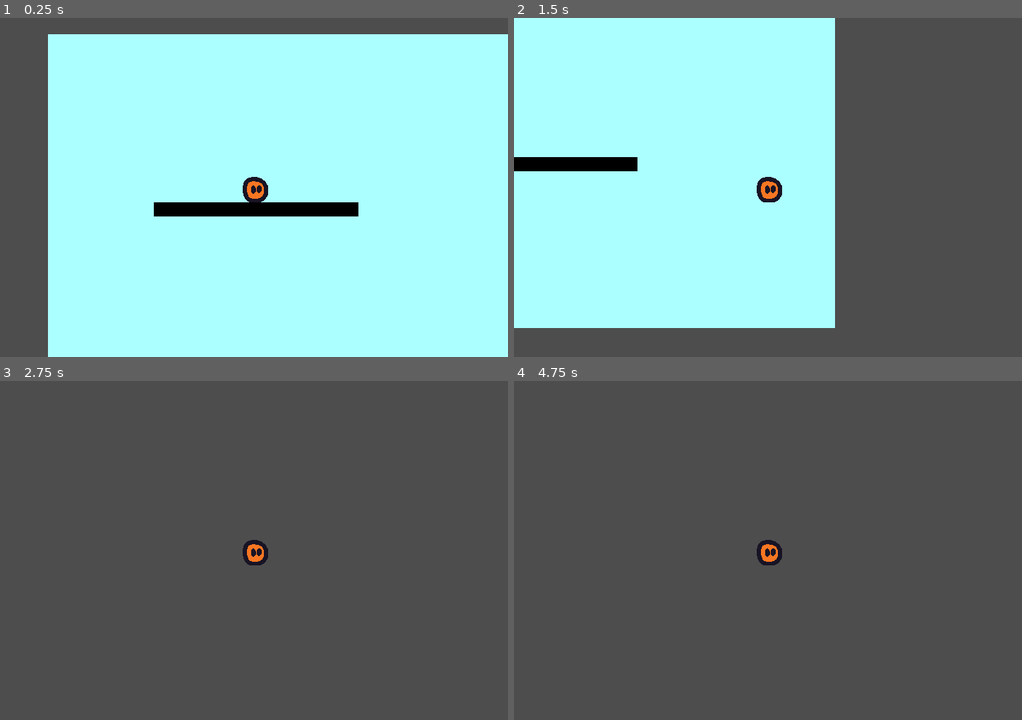
Above: before the commit, frames 1-4 (two rows, left to right).
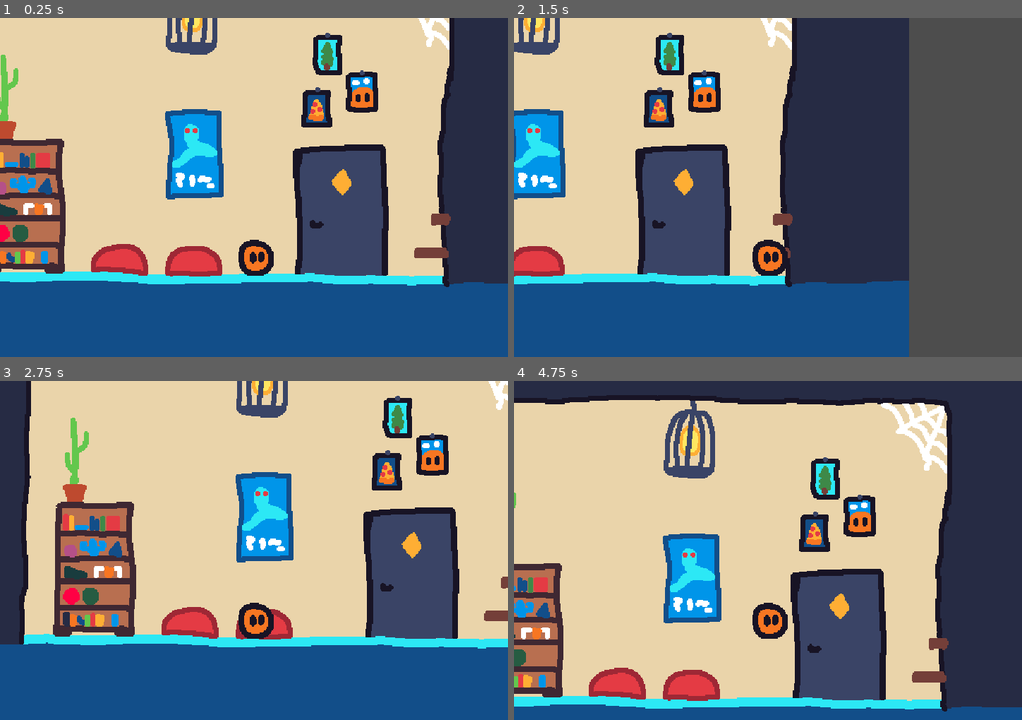
Above: after the commit, the same moments.

Repository: Jinrty/beest
Game: Godot game, scene res://main.tscn
The game is run twice, just before and just after one commit, with the same random seed, the same clock (stepped at 60 frames per second) and the same inputs. The engine's default icon, where the game draws it, is replaced by a stand-in: a white triangle on a blue panel in a dark square.
Inputs (mouse positions are in pixels of both pictures, inside the frame that each line leads up to):
- Up to frame 1 (0.25 s): no input
- Up to frame 2 (1.5 s): tap Enter at 0.5 s; move the mouse to (879, 170) at 0.52 s; hold D (move_right) from 0.53 s (still down); tap E (interact) at 0.6, 1.35 s; click (879, 170) at 0.67 s; tap Space (jump) at 0.77 s; move the mouse to (666, 204) at 1.27 s
- Up to frame 3 (2.75 s): tap Space (jump) at 1.52 s; move the mouse to (304, 475) at 2.02 s; release D (move_right) at 2.03 s; hold Left (move_left) from 2.03 s (still down); tap Alt at 2.1 s; tap E (interact) at 2.3 s
- Up to frame 4 (4.75 s): move the mouse to (742, 618) at 2.77 s; release Left (move_left) at 2.78 s; hold D (move_right) 2.78-4.28 s; tap Shift at 2.85 s; click (742, 618) at 2.92 s; tap Space (jump) at 3.02, 3.77, 4.52 s; tap E (interact) at 3.05, 3.6, 4.35 s; move the mouse to (920, 601) at 3.52 s; move the mouse to (615, 499) at 4.27 s; hold Left (move_left) from 4.28 s (still down)

The runs differ from the first frame. In frame 1, 100% of the frame differs, in the area x 0-100%, y 0-100%; in frame 2, 78%; in frame 3, 100%; in frame 4, 100%.

Commit message:
Player room
-Made sprites for the player room
-Door functionality (teleport)
- Solid decoration class as a tool
(the room is not finsihed but I probably shouldnt wait with commiting)

Diff:
--- /dev/null
+++ b/door.gd
@@ -0,0 +1,21 @@
+extends Sprite2D
+
+@export var where:Node2D
+
+var inside:bool = false
+var player:Node2D = null
+
+func _on_area_2d_body_entered(body: Node2D) -> void:
+	if(body.name == "Player"):
+		inside = true
+		player = body
+
+func _on_area_2d_body_exited(body: Node2D) -> void:
+	if(body.name == "Player"):
+		inside = false
+		player = body
+
+
+func _process(delta: float) -> void:
+	if(inside == true and Input.is_action_just_pressed("interact")):
+		player.teleport(where)
--- /dev/null
+++ b/door.tscn
@@ -0,0 +1,22 @@
+[gd_scene load_steps=4 format=3 uid="uid://ddumcdtfamlhq"]
+
+[ext_resource type="Texture2D" uid="uid://rs3sayxhrx5i" path="res://icon.svg" id="1_y7owd"]
+[ext_resource type="Script" path="res://door.gd" id="2_idcyn"]
+
+[sub_resource type="RectangleShape2D" id="RectangleShape2D_lnvnp"]
+size = Vector2(125.831, 125.831)
+
+[node name="Door" type="Sprite2D"]
+position = Vector2(-1, -1)
+scale = Vector2(0.460938, 0.460938)
+texture = ExtResource("1_y7owd")
+script = ExtResource("2_idcyn")
+
+[node name="Area2D" type="Area2D" parent="."]
+
+[node name="CollisionShape2D" type="CollisionShape2D" parent="Area2D"]
+position = Vector2(0, -2.14577e-06)
+shape = SubResource("RectangleShape2D_lnvnp")
+
+[connection signal="body_entered" from="Area2D" to="." method="_on_area_2d_body_entered"]
+[connection signal="body_exited" from="Area2D" to="." method="_on_area_2d_body_exited"]
--- /dev/null
+++ b/interact.gd
@@ -0,0 +1,6 @@
+extends Area2D
+
+
+func _on_body_entered(body: Node2D) -> void:
+	if(body.name == "Player"):
+		print("Yea")
--- /dev/null
+++ b/interact.tscn
@@ -0,0 +1,14 @@
+[gd_scene load_steps=3 format=3 uid="uid://ccl1ub4e7yjio"]
+
+[ext_resource type="Script" path="res://interact.gd" id="1_b4rpi"]
+
+[sub_resource type="RectangleShape2D" id="RectangleShape2D_dwaaj"]
+size = Vector2(28, 27)
+
+[node name="Interact" type="Area2D"]
+script = ExtResource("1_b4rpi")
+
+[node name="CollisionShape2D" type="CollisionShape2D" parent="."]
+shape = SubResource("RectangleShape2D_dwaaj")
+
+[connection signal="body_entered" from="." to="." method="_on_body_entered"]
--- a/main.tscn
+++ b/main.tscn
@@ -1,16 +1,37 @@
-[gd_scene load_steps=3 format=3 uid="uid://4tt01l71fff2"]
+[gd_scene load_steps=21 format=3 uid="uid://4tt01l71fff2"]
 
 [ext_resource type="PackedScene" uid="uid://dpmnucvcojqt1" path="res://player.tscn" id="1_duym8"]
+[ext_resource type="PackedScene" uid="uid://ccl1ub4e7yjio" path="res://interact.tscn" id="2_ju24m"]
+[ext_resource type="PackedScene" uid="uid://ddumcdtfamlhq" path="res://door.tscn" id="3_0pimg"]
+[ext_resource type="Texture2D" uid="uid://doldxrpmy7b6b" path="res://sprites/background.png" id="4_6m1m1"]
+[ext_resource type="Texture2D" uid="uid://djsuje4wtq45m" path="res://sprites/cushion2.png" id="6_7f6dn"]
+[ext_resource type="Texture2D" uid="uid://dc1lv011jvcqe" path="res://sprites/cobweb.png" id="6_jjv4q"]
+[ext_resource type="Texture2D" uid="uid://dlwk138s1m2rl" path="res://sprites/cushion.png" id="7_e4y8n"]
+[ext_resource type="Texture2D" uid="uid://bp1v2kmi5acui" path="res://sprites/shelf.png" id="8_e6ipg"]
+[ext_resource type="Texture2D" uid="uid://0cuhvfy4lpev" path="res://sprites/cactus.png" id="8_owp5f"]
+[ext_resource type="Texture2D" uid="uid://cfg4oa1jtnmed" path="res://sprites/snake-poster.png" id="9_f0oty"]
+[ext_resource type="Texture2D" uid="uid://1nex33t23a5r" path="res://sprites/posters.png" id="10_fonkk"]
+[ext_resource type="Texture2D" uid="uid://d1oq0kxgadncg" path="res://sprites/not-sure.png" id="11_m3bmn"]
+[ext_resource type="Texture2D" uid="uid://dluqb2am15ejn" path="res://sprites/lamp.png" id="12_kyhnx"]
+[ext_resource type="Texture2D" uid="uid://b3oilsvl1us7v" path="res://sprites/door.png" id="13_efbsc"]
+[ext_resource type="PackedScene" uid="uid://c8pogrne27kl2" path="res://solid_decoration.tscn" id="15_wj710"]
 
 [sub_resource type="RectangleShape2D" id="RectangleShape2D_iv12d"]
 size = Vector2(291, 20)
 
+[sub_resource type="RectangleShape2D" id="RectangleShape2D_ropw1"]
+size = Vector2(499, 20)
+
+[sub_resource type="RectangleShape2D" id="RectangleShape2D_iou2r"]
+size = Vector2(20, 324)
+
+[sub_resource type="RectangleShape2D" id="RectangleShape2D_uaef8"]
+size = Vector2(510, 20)
+
+[sub_resource type="RectangleShape2D" id="RectangleShape2D_eg3hh"]
+size = Vector2(14.5, 337)
+
 [node name="Main" type="Node2D"]
-
-[node name="Player" parent="." instance=ExtResource("1_duym8")]
-position = Vector2(292, 212)
-
-[node name="Camera2D" type="Camera2D" parent="Player"]
 
 [node name="ColorRect" type="ColorRect" parent="."]
 z_index = -1
@@ -30,3 +51,99 @@
 offset_right = 440.0
 offset_bottom = 258.0
 color = Color(0, 0, 0, 1)
+
+[node name="Interact" parent="." instance=ExtResource("2_ju24m")]
+position = Vector2(257, 151)
+
+[node name="Door" parent="." node_paths=PackedStringArray("where") instance=ExtResource("3_0pimg")]
+position = Vector2(211.631, 166.928)
+scale = Vector2(1.07513, 1.07513)
+texture = ExtResource("13_efbsc")
+where = NodePath("../Door2")
+
+[node name="Door2" parent="." node_paths=PackedStringArray("where") instance=ExtResource("3_0pimg")]
+position = Vector2(410, 209)
+where = NodePath("../Door")
+
+[node name="Player_room" type="Node2D" parent="."]
+position = Vector2(1041, 202)
+
+[node name="Background" type="Sprite2D" parent="Player_room"]
+texture_filter = 1
+position = Vector2(135, 100)
+texture = ExtResource("4_6m1m1")
+
+[node name="Cobweb" type="Sprite2D" parent="Player_room"]
+texture_filter = 1
+position = Vector2(350, -28)
+texture = ExtResource("6_jjv4q")
+
+[node name="Cushion2" type="Sprite2D" parent="Player_room"]
+position = Vector2(118, 223)
+texture = ExtResource("6_7f6dn")
+
+[node name="Cushion" type="Sprite2D" parent="Player_room"]
+position = Vector2(44, 221)
+texture = ExtResource("7_e4y8n")
+
+[node name="Cactus" type="Sprite2D" parent="Player_room"]
+position = Vector2(-73, 56)
+texture = ExtResource("8_owp5f")
+
+[node name="Solid Decoration" parent="Player_room" instance=ExtResource("15_wj710")]
+position = Vector2(-55, 169)
+sprite = ExtResource("8_e6ipg")
+
+[node name="Sprite2D" parent="Player_room/Solid Decoration" index="0"]
+texture = ExtResource("8_e6ipg")
+
+[node name="CollisionShape2D" parent="Player_room/Solid Decoration" index="1"]
+position = Vector2(1, 0)
+
+[node name="Snake-poster" type="Sprite2D" parent="Player_room"]
+position = Vector2(119, 115)
+texture = ExtResource("9_f0oty")
+
+[node name="Posters" type="Sprite2D" parent="Player_room"]
+position = Vector2(266, 40)
+texture = ExtResource("10_fonkk")
+
+[node name="Not-sure" type="Sprite2D" parent="Player_room"]
+position = Vector2(360, 198)
+texture = ExtResource("11_m3bmn")
+
+[node name="Lamp" type="Sprite2D" parent="Player_room"]
+position = Vector2(118, -26)
+texture = ExtResource("12_kyhnx")
+
+[node name="Door" type="Sprite2D" parent="Player_room"]
+position = Vector2(266, 173)
+texture = ExtResource("13_efbsc")
+
+[node name="Solid" type="StaticBody2D" parent="Player_room"]
+
+[node name="CollisionShape2D" type="CollisionShape2D" parent="Player_room/Solid"]
+position = Vector2(123.5, 248)
+shape = SubResource("RectangleShape2D_ropw1")
+
+[node name="CollisionShape2D2" type="CollisionShape2D" parent="Player_room/Solid"]
+position = Vector2(382, 95)
+shape = SubResource("RectangleShape2D_iou2r")
+
+[node name="CollisionShape2D3" type="CollisionShape2D" parent="Player_room/Solid"]
+position = Vector2(137, -72)
+shape = SubResource("RectangleShape2D_uaef8")
+
+[node name="CollisionShape2D4" type="CollisionShape2D" parent="Player_room/Solid"]
+position = Vector2(-130.25, 85.5)
+shape = SubResource("RectangleShape2D_eg3hh")
+
+[node name="Player" parent="." instance=ExtResource("1_duym8")]
+z_index = 1
+position = Vector2(1219, 417)
+
+[node name="Camera2D" type="Camera2D" parent="Player"]
+position = Vector2(0, -68)
+zoom = Vector2(1.4, 1.4)
+
+[editable path="Player_room/Solid Decoration"]
--- a/player.gd
+++ b/player.gd
@@ -11,7 +11,12 @@
 var direction:int
 var jump_pause:bool = false
 
+var can_move:bool = true
+
 func take_input() -> void:
+	if (can_move == false):
+		return
+
 	direction = Input.get_axis("move_left", "move_right")
 
 	if Input.is_action_pressed("jump"):
@@ -30,6 +35,10 @@
 		already_on_floor = false
 
 
+func teleport(where) -> void:
+	global_position = where.position
+
+
 func _physics_process(delta: float) -> void:
 	take_input()
 
@@ -37,7 +46,6 @@
 		velocity.x = direction * SPEED
 	else:
 		velocity.x = move_toward(velocity.x, 0, SPEED)
-
 
 	if not is_on_floor():
 
--- a/project.godot
+++ b/project.godot
@@ -19,7 +19,6 @@
 
 window/size/viewport_width=720
 window/size/viewport_height=480
-window/size/mode=3
 window/stretch/mode="viewport"
 window/stretch/aspect="expand"
 
@@ -56,5 +55,6 @@
 
 [rendering]
 
+textures/canvas_textures/default_texture_filter=0
 renderer/rendering_method="gl_compatibility"
 renderer/rendering_method.mobile="gl_compatibility"
--- /dev/null
+++ b/solid_decoration.gd
@@ -0,0 +1,11 @@
+@tool
+extends StaticBody2D
+
+@export var sprite:Texture2D:
+	set(value):
+		sprite = value
+		$Sprite2D.texture = value
+
+
+func _ready() -> void:
+	get_parent().set_editable_instance(self, true)
--- /dev/null
+++ b/solid_decoration.tscn
@@ -0,0 +1,14 @@
+[gd_scene load_steps=3 format=3 uid="uid://c8pogrne27kl2"]
+
+[ext_resource type="Script" path="res://solid_decoration.gd" id="1_ga6oc"]
+
+[sub_resource type="RectangleShape2D" id="RectangleShape2D_qnhpm"]
+size = Vector2(78, 134)
+
+[node name="Solid Decoration" type="StaticBody2D"]
+script = ExtResource("1_ga6oc")
+
+[node name="Sprite2D" type="Sprite2D" parent="."]
+
+[node name="CollisionShape2D" type="CollisionShape2D" parent="."]
+shape = SubResource("RectangleShape2D_qnhpm")
Binary file added: sprites/background.png
Not shown, added: sprites/background.png.import
Binary file added: sprites/cactus.png
Not shown, added: sprites/cactus.png.import
Binary file added: sprites/cobweb.png
Not shown, added: sprites/cobweb.png.import
Binary file added: sprites/cushion.png
Not shown, added: sprites/cushion.png.import
Binary file added: sprites/cushion2.png
Not shown, added: sprites/cushion2.png.import
Binary file added: sprites/door.png
Not shown, added: sprites/door.png.import
(and 12 more such lines)
